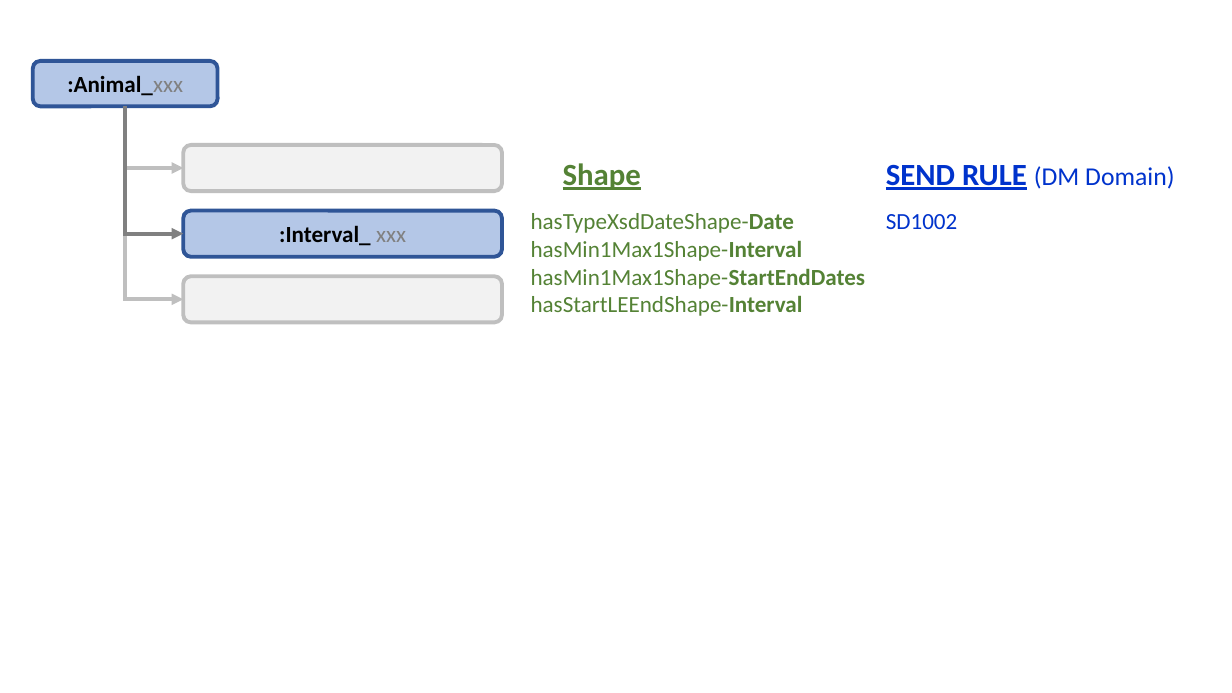
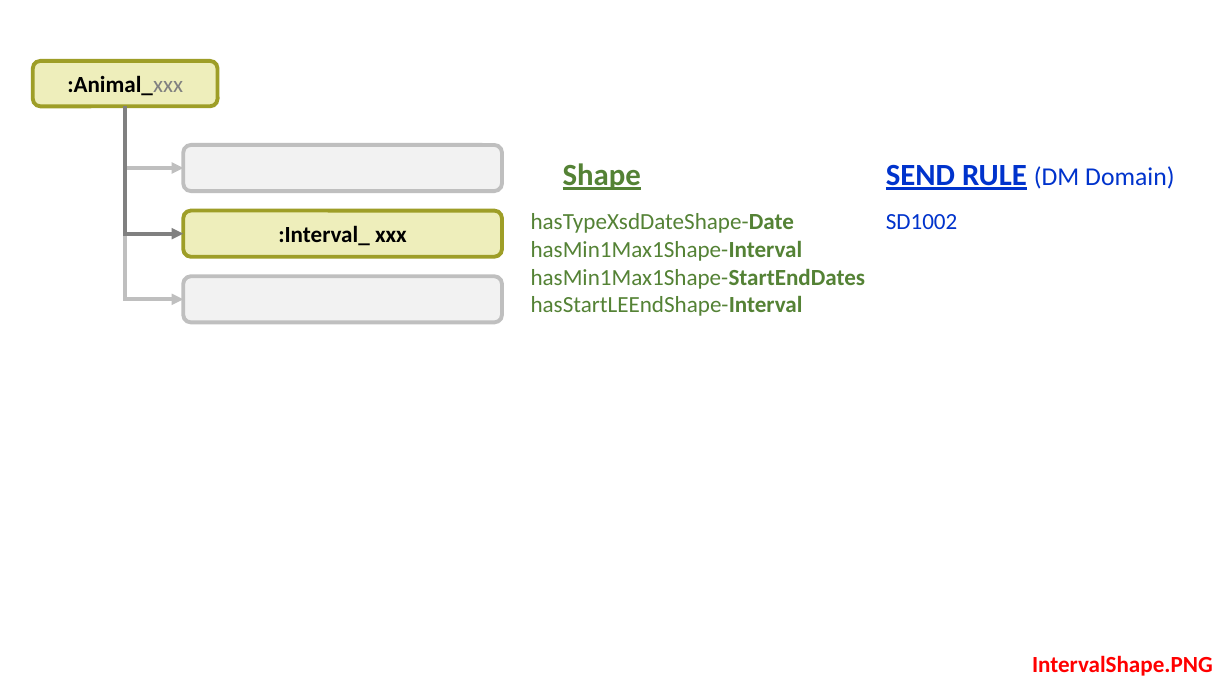
Before and after one commit to phuse-org/SENDConform, a slide deck: slide 4 of doc/images/ImageSources.pptx. Drawn at 1232x693 pixels with LibreOffice and Linux fonts; fonts in the diff are those of the drawing. Boxes give left, top, right and bottom in pixels: in the first picture for what was removed or moved away, otherwise in the second. Text is boxed around its words. In the diff, an @@ line names an element or a change of style, - is before the commit and + after.

```diff
--- a/doc/images/ImageSources.pptx
+++ b/doc/images/ImageSources.pptx
@@ rounded rectangle ":Animal_xxx" at (33, 61, 218, 106): fill #B4C7E7 to #EEEEBB; outline #2F5597 3 pt to #9E9E27 3 pt @@
@@ rounded rectangle ":Interval_ xxx" at (183, 211, 502, 257): text colour #808080 to #000000, bold on in "xxx"; fill #B4C7E7 to #EEEEBB; outline #2F5597 3 pt to #9E9E27 3 pt @@
@@ text added at (1032, 655, 1213, 676), 18 pt, text #FF0000, bold @@
+IntervalShape.PNG
```
Also in this commit, not shown: 3 other slides changed, 1 slide added, 12 other files.
